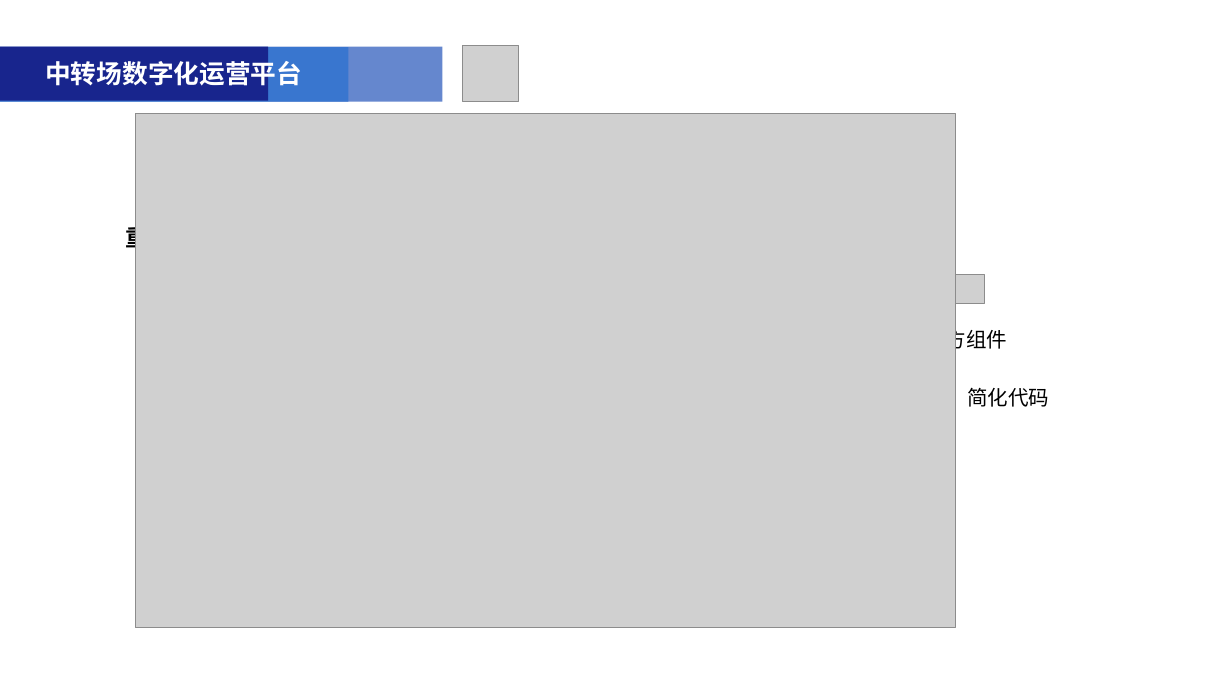
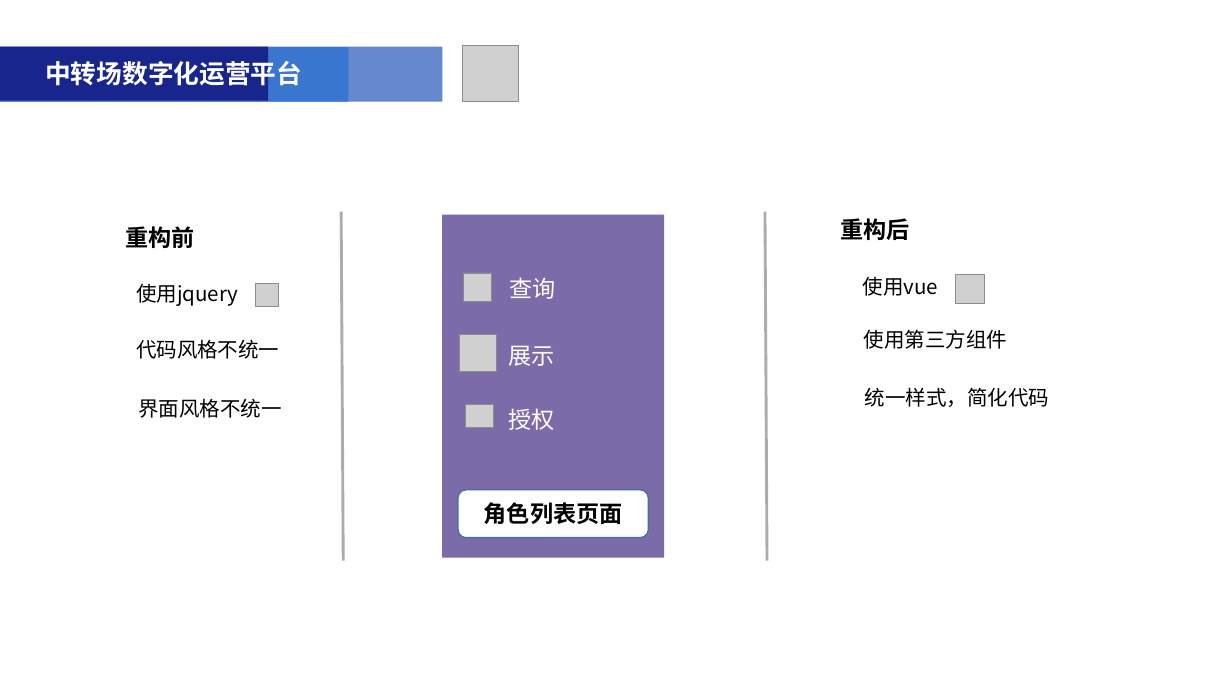
Before and after one commit to liuqiansb/zz, a slide deck: slide 8 of 附件1-2019届大学生转正汇报PPT模板2(1).pptx (slide 10 before the commit). Drawn at 1232x693 pixels with LibreOffice and Linux fonts; fonts in the diff are those of the drawing; grey boxes stand for pictures. Boxes give left, top, right and bottom in pixels: in the first picture for what was removed or moved away, otherwise in the second. Text is boxed around its words. In the diff, an @@ line names an element or a change of style, - is before the commit and + after.

```diff
--- a/附件1-2019届大学生转正汇报PPT模板2(1).pptx
+++ b/附件1-2019届大学生转正汇报PPT模板2(1).pptx
@@ picture removed at (x1=136, y1=114, x2=956, y2=628) @@
@@ line added from (341, 212) to (343, 561), #AFABAB 2.25 pt @@
@@ rectangle added at (x1=443, y1=214, x2=665, y2=557), fill #7B6BA9 @@
@@ line added from (765, 212) to (767, 561), #AFABAB 2.25 pt @@
@@ text added at (x1=841, y1=218, x2=910, y2=240), 18 pt, text #000000, bold @@
+重构后
@@ text added at (x1=136, y1=284, x2=238, y2=306), 16 pt, text #000000 @@
+使用jquery
@@ picture added at (x1=255, y1=284, x2=278, y2=307) @@
@@ picture added at (x1=463, y1=273, x2=492, y2=301) @@
@@ text added at (x1=509, y1=277, x2=555, y2=299), 18 pt, text #FFFFFF @@
+查询
@@ text added at (x1=863, y1=277, x2=938, y2=296), 16 pt, text #000000 @@
+使用vue
@@ text added at (x1=136, y1=339, x2=279, y2=359), 16 pt, text #000000 @@
+代码风格不统一
@@ picture added at (x1=459, y1=335, x2=497, y2=372) @@
@@ text added at (x1=508, y1=345, x2=554, y2=366), 18 pt, text #FFFFFF @@
+展示
@@ text added at (x1=138, y1=398, x2=281, y2=418), 16 pt, text #000000 @@
+界面风格不统一
@@ picture added at (x1=466, y1=405, x2=494, y2=428) @@
@@ text added at (x1=508, y1=408, x2=554, y2=430), 18 pt, text #FFFFFF @@
+授权
@@ rounded rectangle added at (x1=458, y1=490, x2=649, y2=538), fill #FFFFFF, outline #43739E 1 pt, 18 pt, text #000000, bold @@
+角色列表页面
```
Also in this commit, not shown: 5 other slides changed, 2 slides removed, 1 other file.
